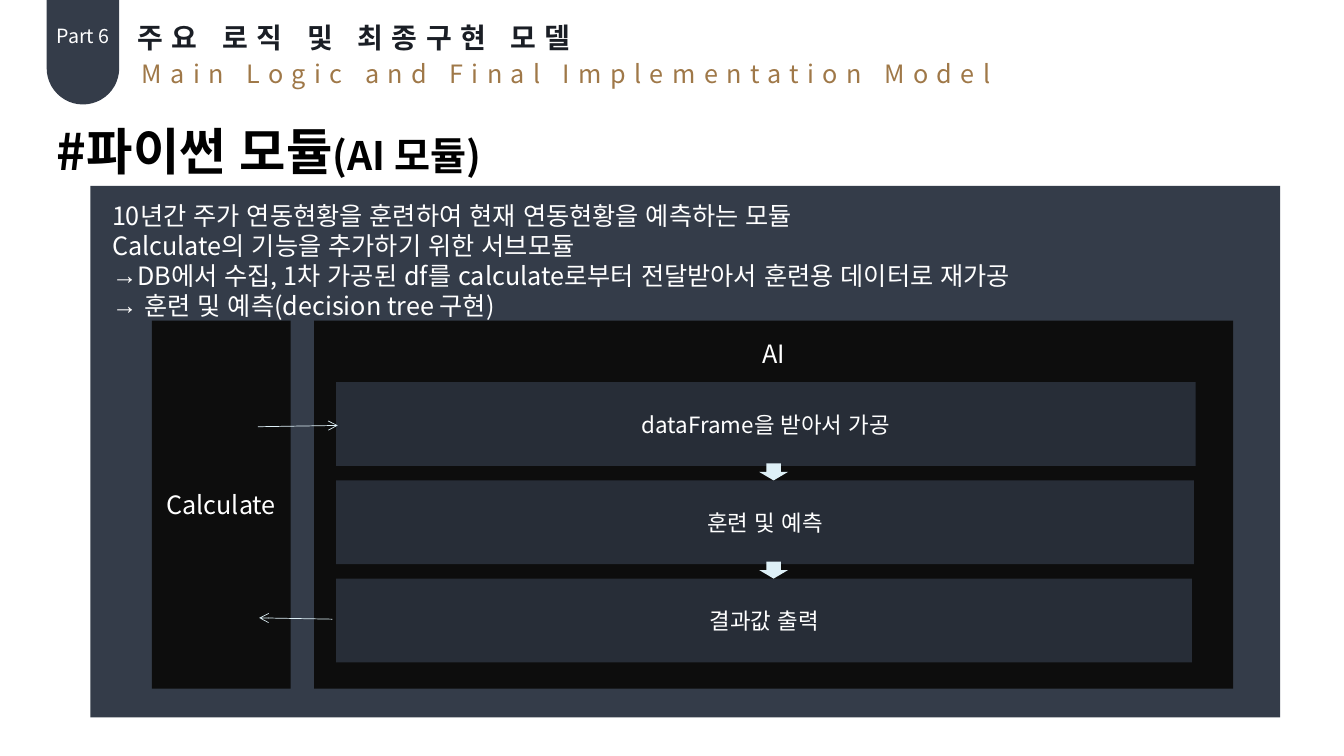
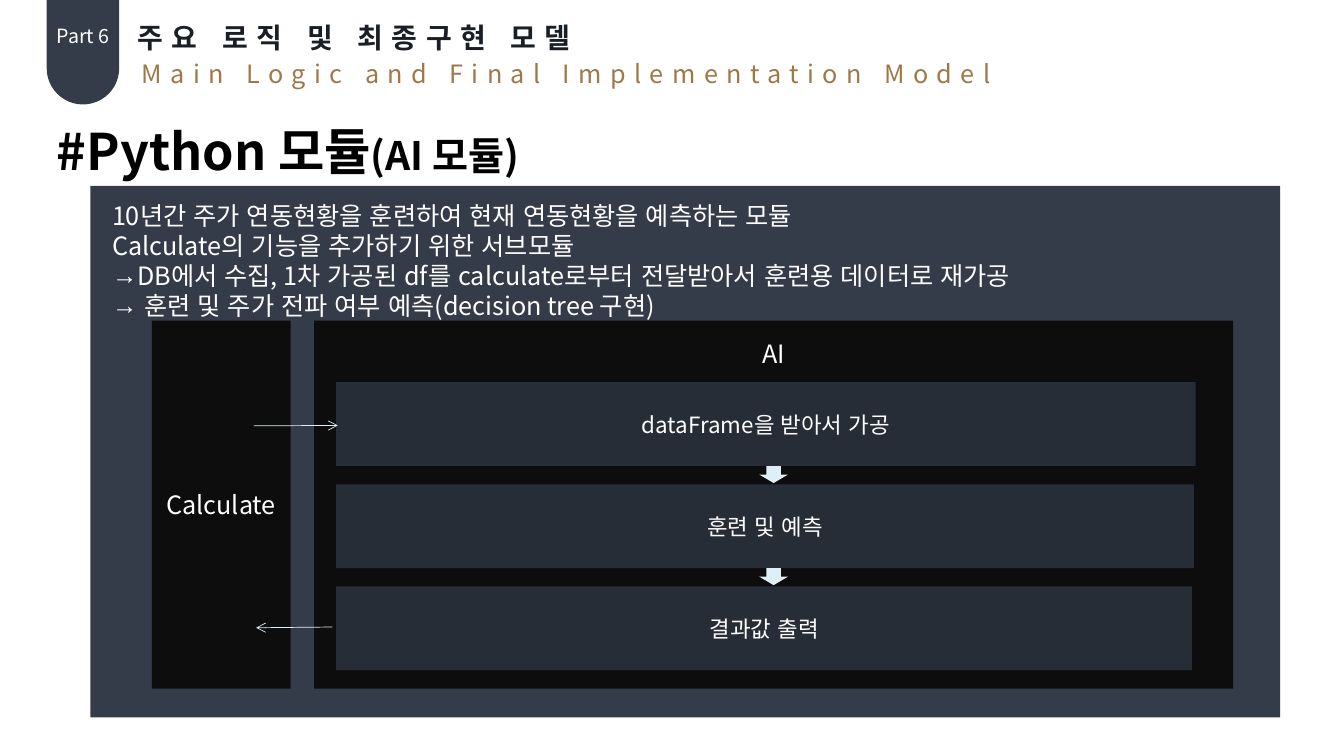
Before and after one commit to Hoonys101/bigdata, a slide deck: slide 33 of 최종.pptx (slide 30 before the commit). Drawn at 1344x756 pixels with LibreOffice and Linux fonts; fonts in the diff are those of the drawing. Boxes give left, top, right and bottom in pixels: in the first picture for what was removed or moved away, otherwise in the second. Text is boxed around its words. In the diff, an @@ line names an element or a change of style, - is before the commit and + after.

```diff
--- a/최종.pptx
+++ b/최종.pptx
@@ text at bbox=[57, 129, 519, 182]: text changed @@
-#파이썬 모듈(AI 모듈)
+#Python 모듈(AI 모듈)
@@ text at bbox=[144, 294, 655, 322]: text changed @@
-→ 훈련 및 예측(decision tree 구현)
+→ 훈련 및 주가 전파 여부 예측(decision tree 구현)
@@ arrow moved from (258, 426) - (338, 425) to (254, 425) - (338, 425) @@
@@ rectangle "훈련 및 예측": place and size @@
-rectangle "훈련 및 예측" at bbox=[336, 481, 1194, 565]
+rectangle "훈련 및 예측" at bbox=[336, 485, 1194, 569]
@@ down arrow: place and size @@
-down arrow at bbox=[759, 562, 788, 579]
+down arrow at bbox=[759, 569, 788, 586]
@@ rectangle "결과값 출력": place and size @@
-rectangle "결과값 출력" at bbox=[336, 579, 1192, 662]
+rectangle "결과값 출력" at bbox=[336, 587, 1192, 670]
@@ arrow moved from (333, 619) - (259, 618) to (333, 627) - (256, 628) @@
```
Also in this commit, not shown: 32 other slides changed, 3 slides added.
